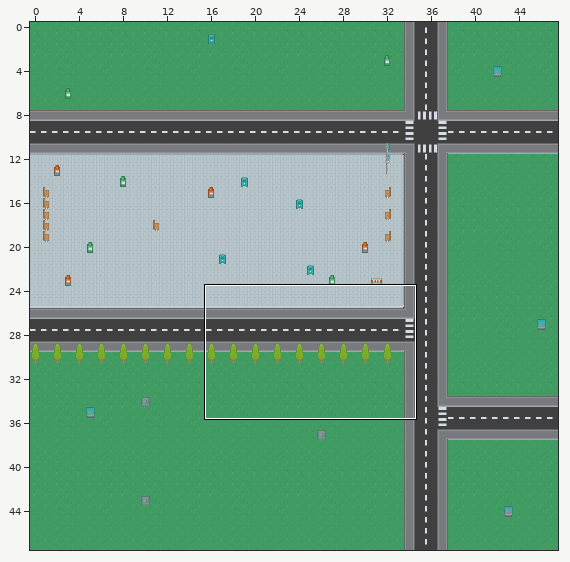
A Tiled map gets an edit: core/assets/world/world.tmx. The first picture is a wide view before the edit; the outline marks the close-up.
Close-up. The starting point:
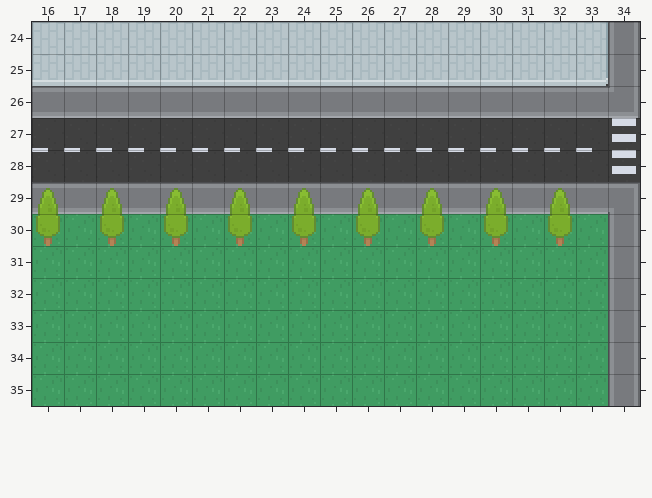
Cells are 16x16 px. Shown: x 16..34, y 24..35. The commit also changed other parts of the map, which this record leaves out.
The same view after the edit:
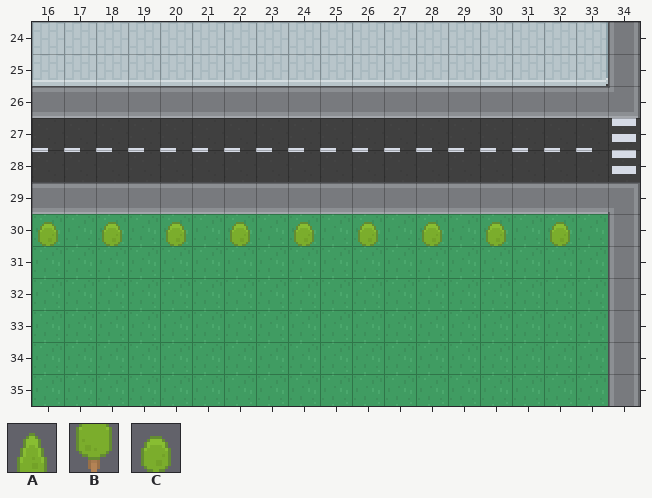
Key: from "roguelikeCity": A 401, B 438, C 512.
_ is an empty cell, . an unchanged one.
What changed:
--- layer "objects"
@@ x 16..32 @@
-29 A.A.A.A.A.A.A.A.A
-30 B.B.B.B.B.B.B.B.B
+29 _._._._._._._._._
+30 C.C.C.C.C.C.C.C.C
